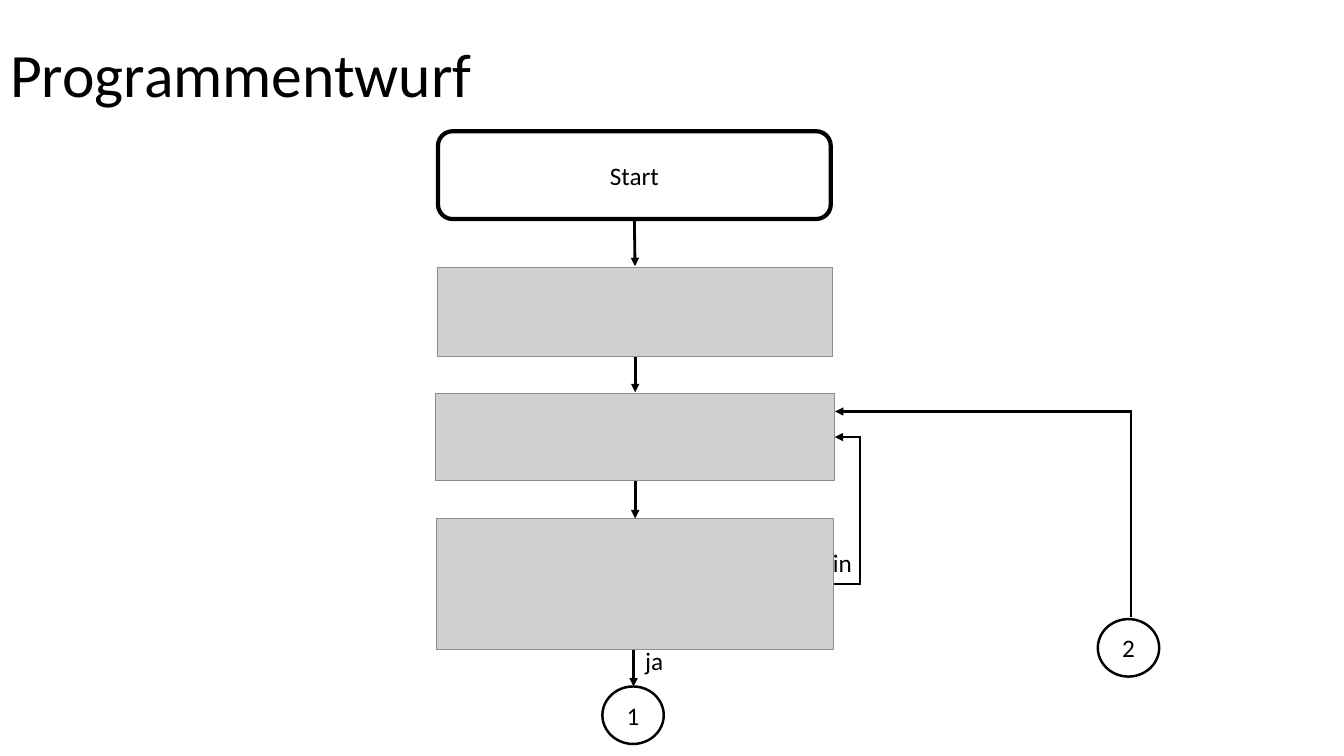
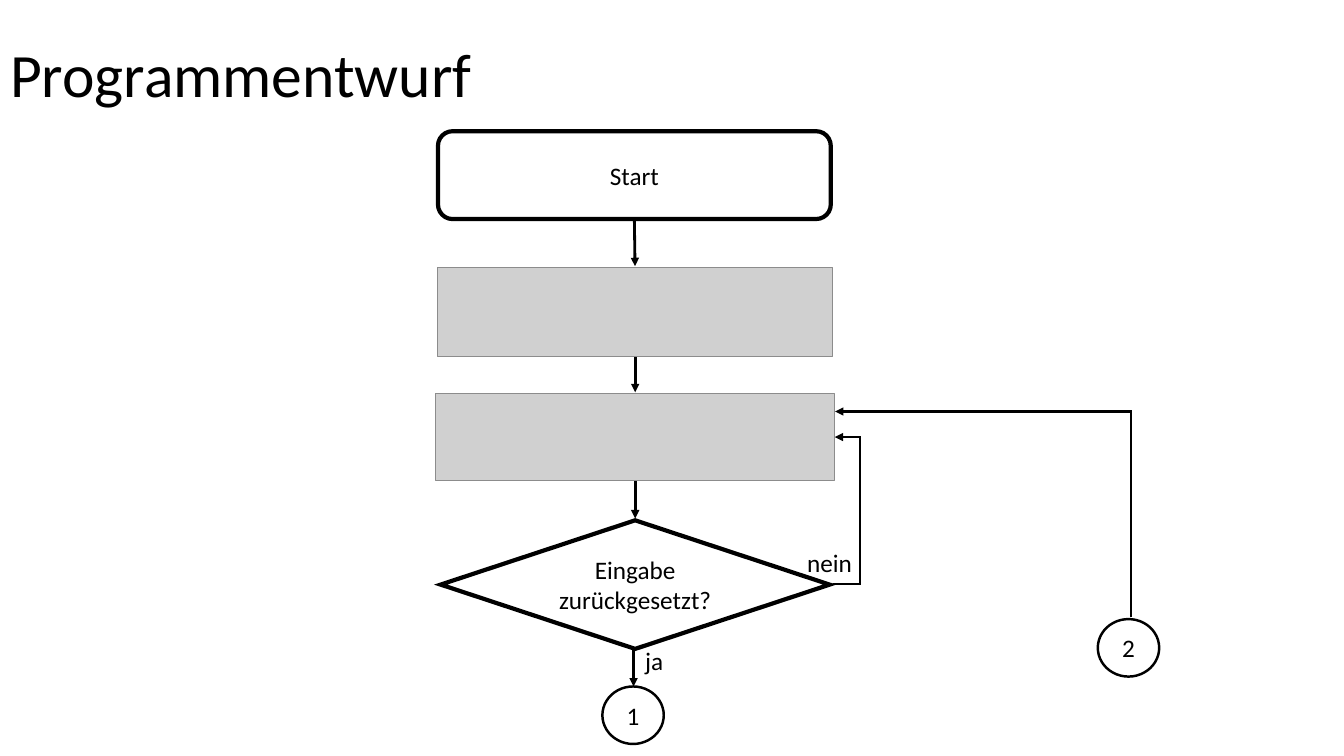
Before and after one commit to riesinger/8051-gewinnt, a slide deck: slide 4 of VierGewinnt.pptx. Drawn at 1344x756 pixels with LibreOffice and Linux fonts; fonts in the diff are those of the drawing; grey boxes stand for pictures. Boxes give left, top, right and bottom in pixels: in the first picture for what was removed or moved away, otherwise in the second. Text is boxed around its words. In the diff, an @@ line names an element or a change of style, - is before the commit and + after.

```diff
--- a/VierGewinnt.pptx
+++ b/VierGewinnt.pptx
@@ picture removed at box(437, 518, 834, 649) @@
@@ diamond added at box(441, 520, 830, 649), fill #FFFFFF, outline #000000 3 pt, 18 pt, text #000000 @@
+Eingabe zurückgesetzt?
```
Also in this commit, not shown: 7 other slides changed, 1 other file.
